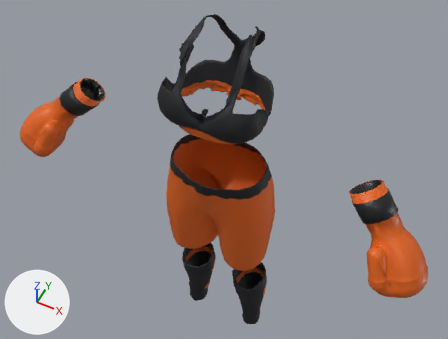
An edit to the glTF model public/coaches/inaya/tenues/kickboxing.glb, drawn before and after from the same camera.
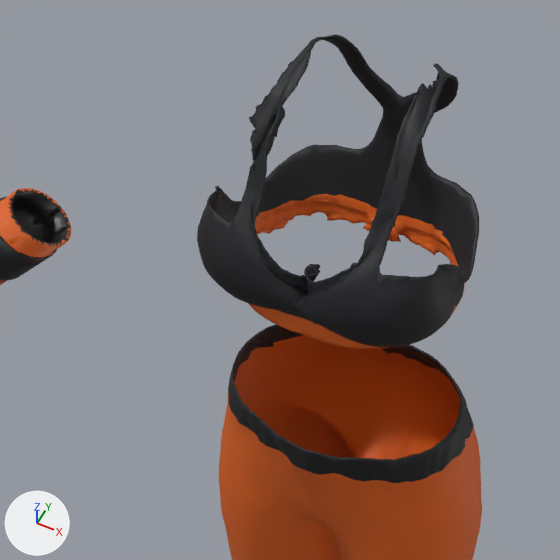
Each version appears first whole from a 50 mm lens placed at (0.578, -1.109, 2.403), pointed at (-0.027, 0.101, 0.89), and next in a close-up on the part from 17% to 69% of the width and 0% to 68% of the height. Every picture has the same lights, and +X, +Y and +Z are marked at lower left. The last two pictures show the newer version. Where no turn or scale is listed for an object, it has been applied to the vertices. Vertices at exactly the same position are counted once.

Names of what the first close-up shows: 'gant-Right', 'haut-brassiere', 'short-kick'.
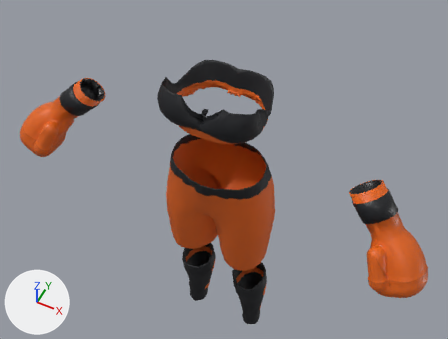
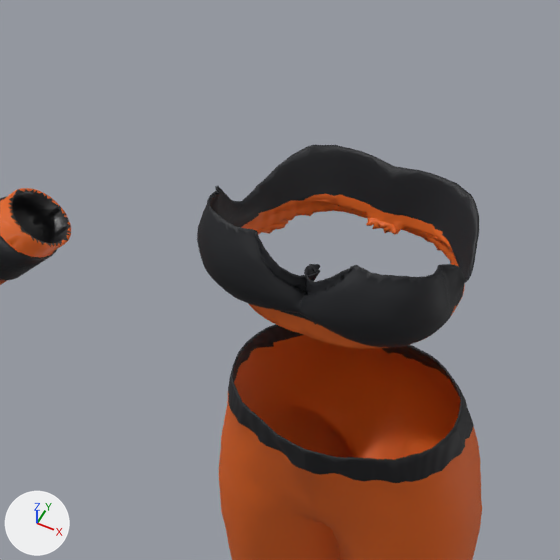
The change in detail:
me_haut_brassiere_001 is used by ob_haut_brassiere; location (0.0, 0.0, 0.923).
me_haut_brassiere_001 had 7146 vertices, 14324 faces and spanned x -0.149..0.149, y -0.11..0.159, z 0.283..0.551.
me_haut_brassiere_001 now has 4672 vertices, 9360 faces and spans x -0.149..0.149, y -0.11..0.147, z 0.287..0.418.
me_haut_brassiere_001 part 1: 64 vertices moved from x -0.086..0.086, y -0.089..0.146, z 0.284..0.425 to x -0.086..0.087, y -0.088..0.144, z 0.29..0.418; 2787 vertices removed from x -0.116..0.092, y -0.092..0.159, z 0.283..0.551; 313 vertices added at x -0.117..0.092, y -0.09..0.147, z 0.289..0.418.
Other edits to the shape of me_haut_brassiere_001 do not show in these pictures.

Changed parts and their boxes [x1, y1, x2, y2] in the close-ups (560 x 560 px):
'haut-brassiere', reshaped (35% shorter)
    before: [197, 35, 479, 349]
    after: [197, 145, 479, 349]
part 1 of me_haut_brassiere_001, cut back
    before: [211, 35, 459, 285]
    after: [211, 149, 451, 284]
